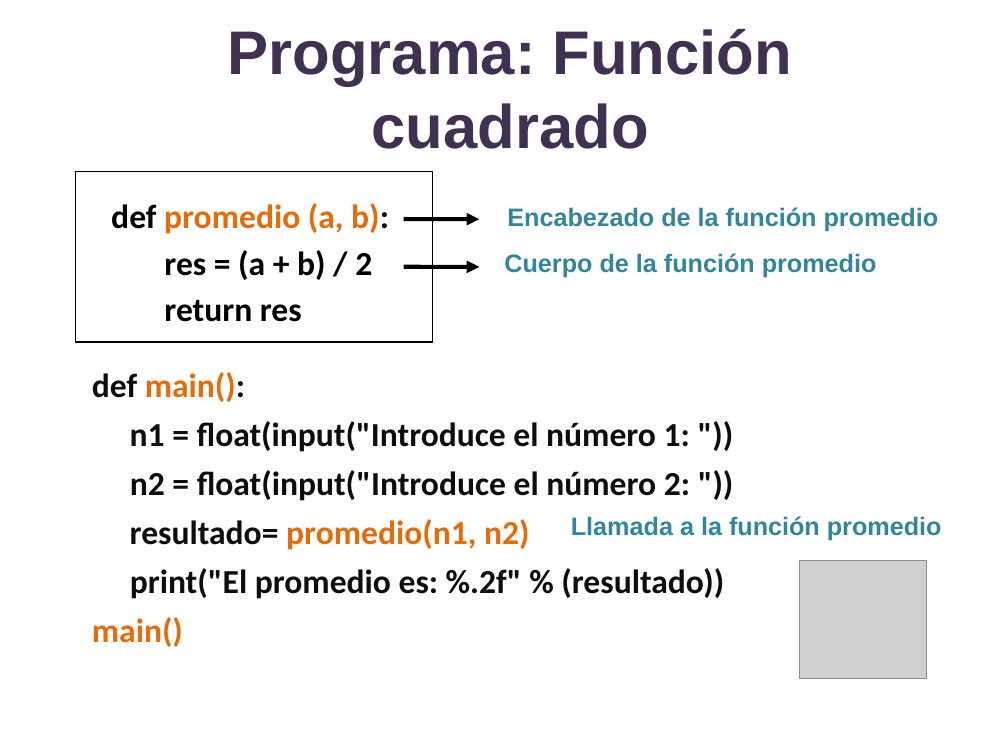
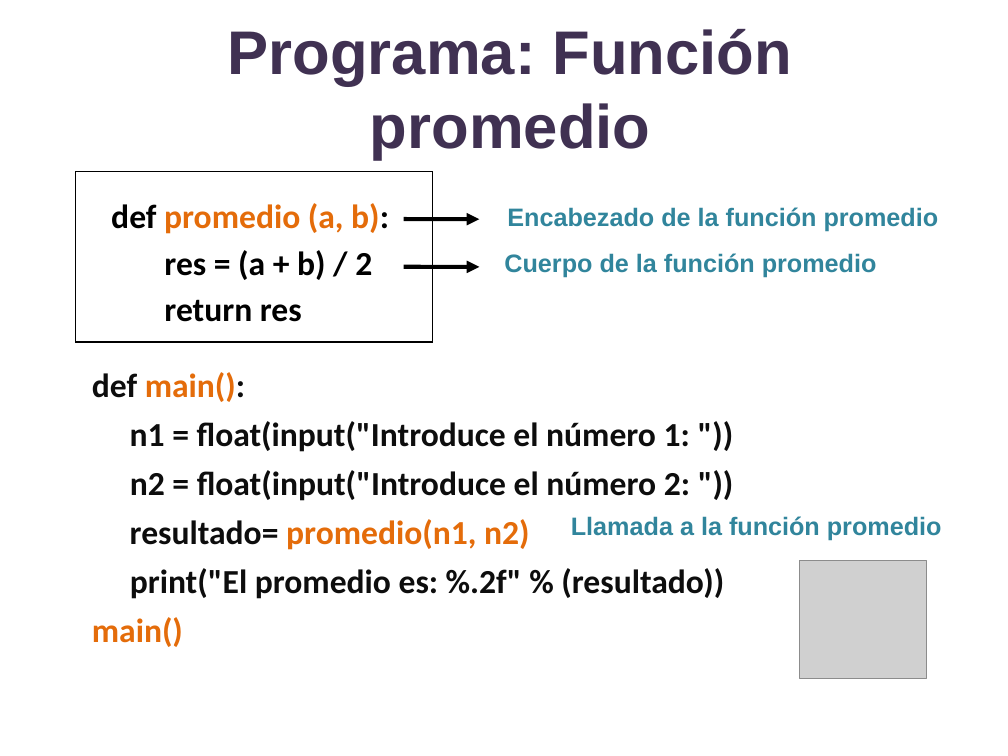
Before and after one commit to lizetheP/Programacion, a slide deck: slide 18 of CalendarioAgo2022/presentaciones/6_Funciones.pptx. Drawn at 1008x756 pixels with LibreOffice and Linux fonts; fonts in the diff are those of the drawing; grey boxes stand for pictures. Boxes give left, top, right and bottom in pixels: in the first picture for what was removed or moved away, otherwise in the second. Text is boxed around its words. In the diff, an @@ line names an element or a change of style, - is before the commit and + after.

Commit message:
subir

```diff
--- a/CalendarioAgo2022/presentaciones/6_Funciones.pptx
+++ b/CalendarioAgo2022/presentaciones/6_Funciones.pptx
@@ text at bbox=[228, 29, 792, 159]: text changed @@
-Programa: Función cuadrado
+Programa: Función promedio
```
